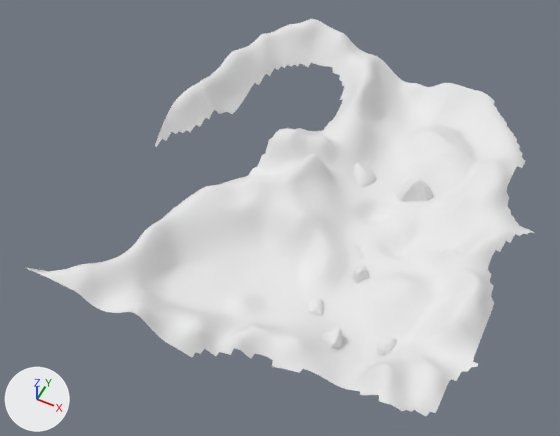
The Blender file Assets/Graphics/Lvl.blend: old version first, new version second.
Before and after are seen from a 50 mm lens placed at (7.1, -24.1, 29.2), pointed at (-4.5, -0.8, 0.1). Arrows for +X, +Y and +Z are at lower left; the lights stay in place.

Objects in the first picture: 'Cube.005', 'Landscape.002'.
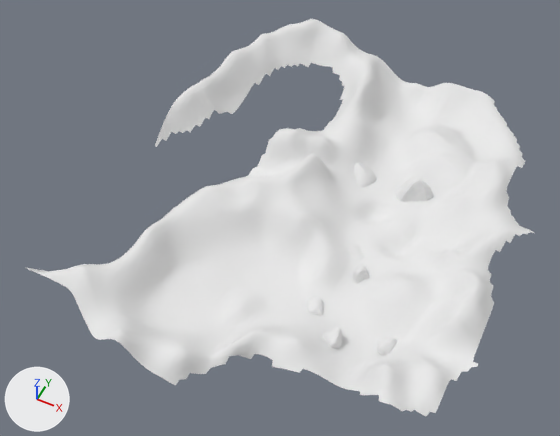
Boxes (x1, y1, x2, y2) around the edits, measured in the pictures (560 x 436 px; the box of a moved part takes in the faces that stretch with it):
part 1 of me_landscape_002, moved or reshaped
    before: (69, 229, 273, 358)
    after: (69, 229, 273, 385)

The change in detail:
me_landscape_002 is used by ob_landscape_002; location (-1.69, 1.15, -2.29); rotation (0.0, 0.0, 1.571), in degrees (0, 0, 90); scale (11.2, 11.2, 11.2).
me_landscape_002 had 4206 vertices, 3985 faces and spanned x -0.99..0.99, y -0.79..0.99, z 0.14..0.45.
me_landscape_002 now has 4206 vertices, 3985 faces and spans x -1.12..0.99, y -0.79..0.99, z 0.14..0.45.
me_landscape_002 part 1: 412 of 4206 vertices moved; they spanned x -0.99..-0.62, y 0.04..0.75, z 0.18..0.4 and now span x -1.12..-0.63, y 0.04..0.75, z 0.18..0.4; mean shift (-0.08, 0.0, 0.0); largest move (-0.97, 0.24, 0.27) -> (-1.11, 0.23, 0.27).
